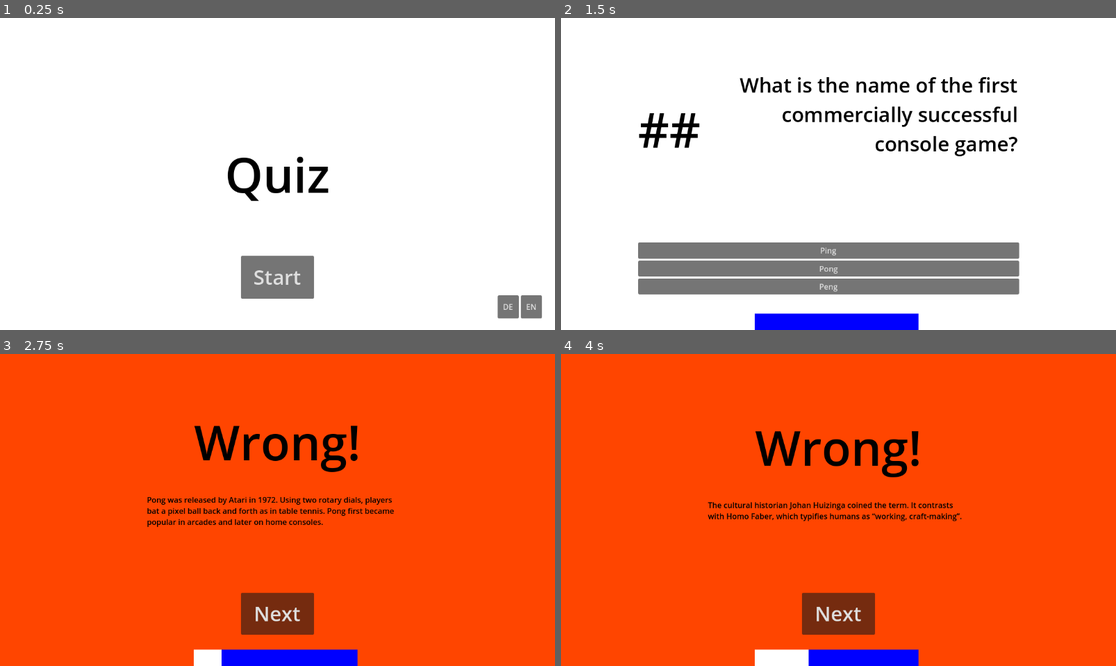
Above: before the commit, frames 1-4 (two rows, left to right).
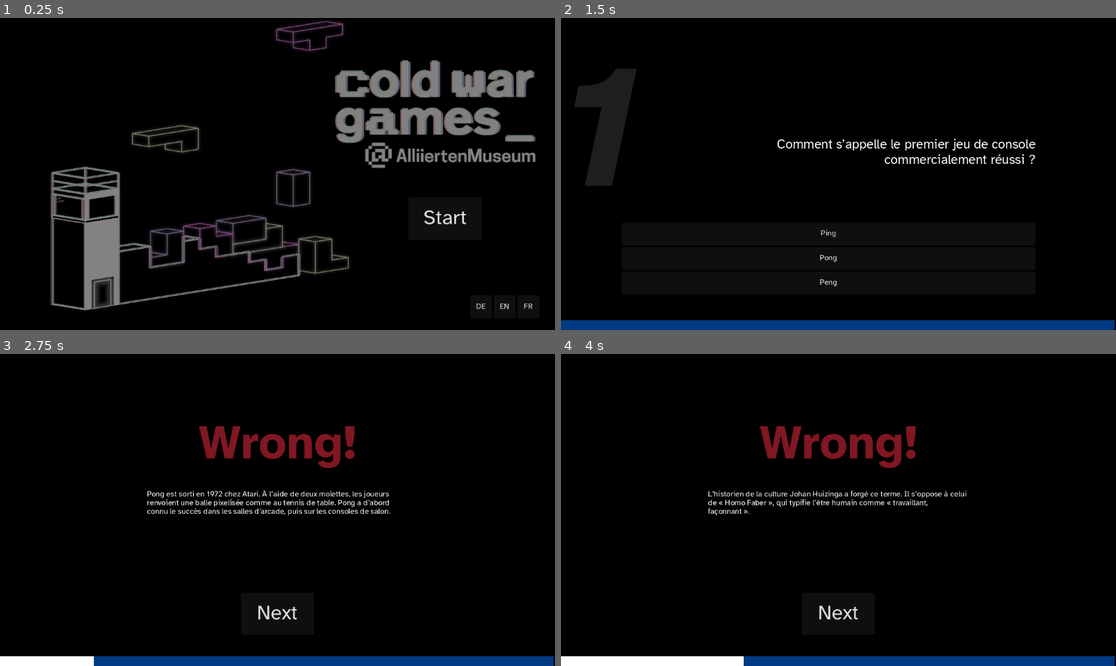
Above: after the commit, the same moments.

Repository: KonigJakob/CSM_Quiz
Game: Godot game, scene res://scenes/main.tscn
Two runs of this game, one before a commit and one after it. Both use one fixed random seed, a clock stepped at 60 frames per second and the inputs below.
Inputs (mouse positions are in pixels of both pictures, inside the frame that each line leads up to):
- Up to frame 1 (0.25 s): no input
- Up to frame 2 (1.5 s): click (1088, 308) at 0.5 s, where only the run after the commit has a clickable "FR"; click "Start" at 1.25 s
- Up to frame 3 (2.75 s): click "Ping" at 2 s
- Up to frame 4 (4 s): click "Pong" at 2.75 s; click "Evenly degenerating. Morals a…" (after the commit: "Se dégrader uniformément. Les…") at 3.5 s

The runs differ from the first frame. In frame 1, 99% of the frame differs, in the area x 0-100%, y 0-100%; in frame 2, 98%; in frame 3, 99%; in frame 4, 99%.

Commit message:
make prettier

Diff:
--- /dev/null
+++ b/csm_quiz/assets/chromatic_shader.gdshader
@@ -0,0 +1,19 @@
+// chromatic aberration
+//---------------------------------
+
+shader_type canvas_item;
+
+uniform sampler2D SCREEN_TEXTURE : hint_screen_texture, filter_linear_mipmap;
+uniform vec2 r_displacement = vec2(3.0, 0.0);
+uniform vec2 g_displacement = vec2(0.0, 0.0);
+uniform vec2 b_displacement = vec2(-3.0, 0.0);
+
+
+void fragment()
+{
+	float r = texture(SCREEN_TEXTURE, SCREEN_UV + vec2(SCREEN_PIXEL_SIZE*r_displacement), 0.0).r;
+	float g = texture(SCREEN_TEXTURE, SCREEN_UV + vec2(SCREEN_PIXEL_SIZE*g_displacement), 0.0).g;
+	float b = texture(SCREEN_TEXTURE, SCREEN_UV + vec2(SCREEN_PIXEL_SIZE*b_displacement), 0.0).b;
+
+	COLOR = vec4(r, g, b, 1.0);
+}
--- /dev/null
+++ b/csm_quiz/assets/chromatic_shader.tres
@@ -0,0 +1,9 @@
+[gd_resource type="ShaderMaterial" load_steps=2 format=3 uid="uid://bvw5dgd1ak8yh"]
+
+[ext_resource type="Shader" uid="uid://by738vq2pqu2c" path="res://assets/chromatic_shader.gdshader" id="1_28ew1"]
+
+[resource]
+shader = ExtResource("1_28ew1")
+shader_parameter/r_displacement = Vector2(3, 0)
+shader_parameter/g_displacement = Vector2(0, 0)
+shader_parameter/b_displacement = Vector2(-3, 0)
--- a/csm_quiz/project.godot
+++ b/csm_quiz/project.godot
@@ -20,9 +20,13 @@
 QuestionsLoader="*res://scripts/questions_loader.gd"
 EventManager="*res://scripts/event_manager.gd"
 
+[gui]
+
+theme/custom_font="uid://dynjhll66nqo4"
+
 [internationalization]
 
-locale/translations=PackedStringArray("res://assets/translations.de.translation", "res://assets/translations.en.translation")
+locale/translations=PackedStringArray("res://assets/translations.de.translation", "res://assets/translations.en.translation", "res://assets/translations.fr.translation")
 
 [rendering]
 
--- a/csm_quiz/scenes/progress_bar.tscn
+++ b/csm_quiz/scenes/progress_bar.tscn
@@ -3,21 +3,21 @@
 [ext_resource type="Script" uid="uid://cpsshyddb3utk" path="res://scenes/progress_bar.gd" id="1_vt3ux"]
 
 [sub_resource type="Gradient" id="Gradient_8un81"]
-offsets = PackedFloat32Array(0, 0.595588, 1)
-colors = PackedColorArray(0, 0, 1, 1, 0, 0, 1, 1, 0, 0, 1, 1)
+offsets = PackedFloat32Array(1)
+colors = PackedColorArray(0, 0.227194, 0.517909, 1)
 
 [sub_resource type="GradientTexture2D" id="GradientTexture2D_1iuoo"]
 gradient = SubResource("Gradient_8un81")
-width = 340
-height = 34
+width = 1149
+height = 20
 
 [sub_resource type="Gradient" id="Gradient_vt3ux"]
 colors = PackedColorArray(1, 1, 1, 1, 1, 1, 1, 1)
 
 [sub_resource type="GradientTexture2D" id="GradientTexture2D_8un81"]
 gradient = SubResource("Gradient_vt3ux")
-width = 340
-height = 34
+width = 1149
+height = 20
 
 [node name="Control" type="Control"]
 layout_mode = 3
@@ -31,14 +31,11 @@
 
 [node name="TextureProgressBar" type="TextureProgressBar" parent="."]
 layout_mode = 1
-anchors_preset = 7
-anchor_left = 0.5
+anchors_preset = 12
 anchor_top = 1.0
-anchor_right = 0.5
+anchor_right = 1.0
 anchor_bottom = 1.0
-offset_left = -174.0
-offset_top = -34.0
-offset_right = 166.0
+offset_top = -20.0
 grow_horizontal = 2
 grow_vertical = 0
 rounded = true
--- a/csm_quiz/scenes/question_screen.tscn
+++ b/csm_quiz/scenes/question_screen.tscn
@@ -1,6 +1,14 @@
-[gd_scene load_steps=2 format=3 uid="uid://deyrore4ufuqk"]
+[gd_scene load_steps=7 format=3 uid="uid://deyrore4ufuqk"]
 
 [ext_resource type="Script" uid="uid://b3ub06ad1nbws" path="res://scripts/question_screen.gd" id="1_tgqhu"]
+[ext_resource type="FontFile" uid="uid://dynjhll66nqo4" path="res://assets/Fonts/Atkinson-Hyperlegible-Regular-102.ttf" id="2_d5co2"]
+[ext_resource type="FontFile" uid="uid://cemsgy0nytphh" path="res://assets/Fonts/Atkinson-Hyperlegible-BoldItalic-102.ttf" id="3_ufqmp"]
+[ext_resource type="FontFile" uid="uid://c1egqkp8ldbgq" path="res://assets/Fonts/Atkinson-Hyperlegible-Bold-102.ttf" id="4_yl5c8"]
+
+[sub_resource type="Theme" id="Theme_ynd44"]
+Button/fonts/font = ExtResource("2_d5co2")
+
+[sub_resource type="Theme" id="Theme_tgqhu"]
 
 [node name="QuestionScreen" type="Control"]
 layout_mode = 3
@@ -18,6 +26,8 @@
 anchor_bottom = 1.0
 grow_horizontal = 2
 grow_vertical = 2
+theme = SubResource("Theme_ynd44")
+color = Color(0, 0, 0, 1)
 
 [node name="VBoxContainer" type="VBoxContainer" parent="ColorRect"]
 layout_mode = 1
@@ -35,19 +45,34 @@
 [node name="HBoxContainer2" type="HBoxContainer" parent="ColorRect/VBoxContainer"]
 layout_mode = 2
 
-[node name="Number" type="Label" parent="ColorRect/VBoxContainer/HBoxContainer2"]
-modulate = Color(0, 0, 0, 1)
+[node name="Control" type="Control" parent="ColorRect/VBoxContainer/HBoxContainer2"]
+custom_minimum_size = Vector2(200, 0)
 layout_mode = 2
-theme_override_font_sizes/font_size = 100
+size_flags_horizontal = 3
+
+[node name="Number" type="Label" parent="ColorRect/VBoxContainer/HBoxContainer2/Control"]
+modulate = Color(1, 1, 1, 0.117647)
+layout_mode = 1
+anchors_preset = -1
+anchor_left = -0.581
+anchor_top = -0.53
+anchor_bottom = 2.64
+offset_left = -8.8
+offset_top = -2.99999
+offset_right = 424.0
+offset_bottom = -139.0
+grow_vertical = 2
+theme_override_fonts/font = ExtResource("3_ufqmp")
+theme_override_font_sizes/font_size = 365
 text = "##"
 vertical_alignment = 1
 
 [node name="Question" type="Label" parent="ColorRect/VBoxContainer/HBoxContainer2"]
-modulate = Color(0, 0, 0, 1)
 custom_minimum_size = Vector2(655, 200)
 layout_mode = 2
 size_flags_horizontal = 0
-theme_override_font_sizes/font_size = 42
+theme = SubResource("Theme_tgqhu")
+theme_override_font_sizes/font_size = 27
 text = "This is a question?"
 horizontal_alignment = 2
 vertical_alignment = 2
@@ -104,7 +129,7 @@
 offset_right = 1152.0
 grow_horizontal = 2
 grow_vertical = 2
-color = Color(9.91493e-06, 0.773823, 1.54018e-06, 1)
+color = Color(0, 0, 0, 1)
 
 [node name="VBoxContainer" type="VBoxContainer" parent="ColorRect2"]
 layout_mode = 1
@@ -121,8 +146,8 @@
 grow_vertical = 2
 
 [node name="Answer" type="Label" parent="ColorRect2/VBoxContainer"]
-modulate = Color(0, 0, 0, 1)
 layout_mode = 2
+theme_override_fonts/font = ExtResource("4_yl5c8")
 theme_override_font_sizes/font_size = 100
 text = "(In)Correct!"
 horizontal_alignment = 1
@@ -134,7 +159,6 @@
 layout_mode = 2
 
 [node name="RichTextLabel" type="RichTextLabel" parent="ColorRect2/VBoxContainer"]
-modulate = Color(0, 0, 0, 1)
 layout_mode = 2
 size_flags_vertical = 3
 theme_override_font_sizes/bold_italics_font_size = 0
--- a/csm_quiz/scenes/results_screen.tscn
+++ b/csm_quiz/scenes/results_screen.tscn
@@ -1,6 +1,7 @@
-[gd_scene load_steps=2 format=3 uid="uid://c52fdsmd7dpwa"]
+[gd_scene load_steps=3 format=3 uid="uid://c52fdsmd7dpwa"]
 
 [ext_resource type="Script" uid="uid://dtost3cc1p538" path="res://scripts/results_screen.gd" id="1_fqf1x"]
+[ext_resource type="FontFile" uid="uid://c1egqkp8ldbgq" path="res://assets/Fonts/Atkinson-Hyperlegible-Bold-102.ttf" id="2_j5vbe"]
 
 [node name="ResultsScreen" type="Control"]
 layout_mode = 3
@@ -18,10 +19,9 @@
 anchor_bottom = 1.0
 grow_horizontal = 2
 grow_vertical = 2
-color = Color(0, 0, 1, 1)
+color = Color(0, 0, 0, 1)
 
 [node name="Label" type="Label" parent="ColorRect"]
-modulate = Color(0, 0, 0, 1)
 layout_mode = 1
 anchors_preset = 8
 anchor_left = 0.5
@@ -34,13 +34,13 @@
 offset_bottom = -94.0
 grow_horizontal = 2
 grow_vertical = 2
+theme_override_fonts/font = ExtResource("2_j5vbe")
 theme_override_font_sizes/font_size = 100
-text = "Results"
+text = "RESULTS"
 horizontal_alignment = 1
 vertical_alignment = 1
 
 [node name="Label" type="Label" parent="ColorRect/Label"]
-modulate = Color(0, 0, 0, 1)
 layout_mode = 1
 anchors_preset = 8
 anchor_left = 0.5
@@ -72,6 +72,6 @@
 grow_horizontal = 2
 grow_vertical = 0
 theme_override_font_sizes/font_size = 42
-text = "Home"
+text = "HOME"
 
 [connection signal="button_up" from="ColorRect/Button" to="." method="_on_button_button_up"]
--- a/csm_quiz/scenes/start_screen.tscn
+++ b/csm_quiz/scenes/start_screen.tscn
@@ -1,6 +1,8 @@
-[gd_scene load_steps=2 format=3 uid="uid://c1bhi5m51nhgu"]
+[gd_scene load_steps=4 format=3 uid="uid://c1bhi5m51nhgu"]
 
 [ext_resource type="Script" uid="uid://bb5jm2a8wlx2l" path="res://scripts/start_screen.gd" id="1_tx5wa"]
+[ext_resource type="Texture2D" uid="uid://dj0ioehiaq7vc" path="res://assets/Textures/Titel_Texture.png" id="2_he1sj"]
+[ext_resource type="Texture2D" uid="uid://dovpvjjl27aer" path="res://assets/Textures/Graphic_Texture.png" id="3_r2jwc"]
 
 [node name="StartScreen" type="Control"]
 layout_mode = 3
@@ -18,8 +20,36 @@
 anchor_bottom = 1.0
 grow_horizontal = 2
 grow_vertical = 2
+color = Color(0, 0, 0, 1)
+
+[node name="TextureRect" type="TextureRect" parent="ColorRect"]
+layout_mode = 1
+anchors_preset = 1
+anchor_left = 1.0
+anchor_right = 1.0
+offset_left = -458.0
+offset_top = 86.0
+offset_right = -36.0
+offset_bottom = 316.0
+grow_horizontal = 0
+texture = ExtResource("2_he1sj")
+expand_mode = 1
+
+[node name="TextureRect2" type="TextureRect" parent="ColorRect"]
+layout_mode = 1
+anchors_preset = 2
+anchor_top = 1.0
+anchor_bottom = 1.0
+offset_left = 85.0
+offset_top = -650.0
+offset_right = 733.0
+offset_bottom = -2.0
+grow_vertical = 0
+texture = ExtResource("3_r2jwc")
+expand_mode = 4
 
 [node name="Label" type="Label" parent="ColorRect"]
+visible = false
 modulate = Color(0, 0, 0, 1)
 layout_mode = 1
 anchors_preset = 8
@@ -27,10 +57,10 @@
 anchor_top = 0.5
 anchor_right = 0.5
 anchor_bottom = 0.5
-offset_left = -109.0
-offset_top = -68.5
-offset_right = 109.0
-offset_bottom = 68.5
+offset_left = -144.0
+offset_top = -63.0
+offset_right = 120.0
+offset_bottom = 74.0
 grow_horizontal = 2
 grow_vertical = 2
 theme_override_font_sizes/font_size = 100
@@ -45,10 +75,10 @@
 anchor_top = 1.0
 anchor_right = 0.5
 anchor_bottom = 1.0
-offset_left = -76.0
-offset_top = -154.0
-offset_right = 76.0
-offset_bottom = -65.0
+offset_left = 272.0
+offset_top = -276.0
+offset_right = 424.0
+offset_bottom = -187.0
 grow_horizontal = 2
 grow_vertical = 0
 theme_override_font_sizes/font_size = 42
@@ -61,9 +91,9 @@
 anchor_top = 1.0
 anchor_right = 1.0
 anchor_bottom = 1.0
-offset_left = -119.0
+offset_left = -176.5
 offset_top = -72.0
-offset_right = -27.0
+offset_right = -32.5
 offset_bottom = -24.0
 grow_horizontal = 0
 grow_vertical = 0
@@ -79,6 +109,12 @@
 size_flags_horizontal = 3
 text = "EN"
 
+[node name="FR_Button" type="Button" parent="ColorRect/HBoxContainer"]
+layout_mode = 2
+size_flags_horizontal = 3
+text = "FR"
+
 [connection signal="button_up" from="ColorRect/Button" to="." method="_on_button_button_up"]
 [connection signal="button_up" from="ColorRect/HBoxContainer/DE_Button" to="." method="_on_de_button_button_up"]
 [connection signal="button_up" from="ColorRect/HBoxContainer/EN_Button" to="." method="_on_en_button_button_up"]
+[connection signal="button_up" from="ColorRect/HBoxContainer/FR_Button" to="." method="_on_fr_button_button_up"]
--- a/csm_quiz/scripts/question_screen.gd
+++ b/csm_quiz/scripts/question_screen.gd
@@ -9,6 +9,7 @@
 var answer_d : String
 var correct_answer : int
 var expanded_answer : String
+var question_number : int
 
 func _ready() -> void:
 	answer_buttons.append($ColorRect/VBoxContainer/HBoxContainer/Answers_GridContainer/ButtonA)
@@ -18,6 +19,7 @@
 
 func write_question_and_answers() -> void:
 	$ColorRect/VBoxContainer/HBoxContainer2/Question.text = question
+	$ColorRect/VBoxContainer/HBoxContainer2/Control/Number.text = str(question_number)
 
 	$ColorRect/VBoxContainer/HBoxContainer/Answers_GridContainer/ButtonA.text = answer_a
 	$ColorRect/VBoxContainer/HBoxContainer/Answers_GridContainer/ButtonB.text = answer_b
@@ -48,12 +50,12 @@
 func check_for_answer(answer : int) -> void:
 	if answer == correct_answer:
 		$ColorRect2/VBoxContainer/Answer.text = "CORRECT"
-		$ColorRect2.color = Color.GREEN
+		$ColorRect2/VBoxContainer/Answer.add_theme_color_override("font_color", Color(0.224, 0.403, 0.195))
 		QuestionsLoader.correct_answers += 1
 		EventManager.question_answered.emit(true)
 	else:
 		$ColorRect2/VBoxContainer/Answer.text = "INCORRECT"
-		$ColorRect2.color = Color.ORANGE_RED
+		$ColorRect2/VBoxContainer/Answer.add_theme_color_override("font_color", Color(0.502, 0.092, 0.135))
 		EventManager.question_answered.emit(false)
 
 func _on_next_button_button_up() -> void:
--- a/csm_quiz/scripts/questions_loader.gd
+++ b/csm_quiz/scripts/questions_loader.gd
@@ -18,6 +18,7 @@
 func load_questions() -> Array:
 	var questions
 	var loaded_questions = []
+	var q_int : int = 1
 	if QuestionsLoader.load_question():
 		questions = QuestionsLoader.load_question()
 		for q in questions:
@@ -29,12 +30,12 @@
 			_question_screen.answer_d = questions[q]["answer d"]
 			_question_screen.correct_answer = questions[q]["correct answer"]
 			_question_screen.expanded_answer = questions[q]["expanded answer"]
+			_question_screen.question_number = q_int
+			q_int += 1
 			_question_screen.write_question_and_answers()
 			loaded_questions.append(_question_screen)
-			##QuestionsLoader.number_of_questions += 1
 	else:
 		print("Couldn't load questions.")
-	print(number_of_questions)
 	return loaded_questions
 
 func load_question():
--- a/csm_quiz/scripts/start_screen.gd
+++ b/csm_quiz/scripts/start_screen.gd
@@ -10,3 +10,6 @@
 
 func _on_en_button_button_up() -> void:
 	TranslationServer.set_locale("en")
+
+func _on_fr_button_button_up() -> void:
+	TranslationServer.set_locale("fr")
Binary file added: csm_quiz/assets/Fonts/Atkinson-Hyperlegible-Bold-102.ttf
Not shown, added: csm_quiz/assets/Fonts/Atkinson-Hyperlegible-Bold-102.ttf.import
Binary file added: csm_quiz/assets/Fonts/Atkinson-Hyperlegible-BoldItalic-102.ttf
Not shown, added: csm_quiz/assets/Fonts/Atkinson-Hyperlegible-BoldItalic-102.ttf.import
Binary file added: csm_quiz/assets/Fonts/Atkinson-Hyperlegible-Italic-102.ttf
Not shown, added: csm_quiz/assets/Fonts/Atkinson-Hyperlegible-Italic-102.ttf.import
Binary file added: csm_quiz/assets/Fonts/Atkinson-Hyperlegible-Regular-102.ttf
Not shown, added: csm_quiz/assets/Fonts/Atkinson-Hyperlegible-Regular-102.ttf.import
Binary file added: csm_quiz/assets/Textures/Graphic_Texture.png
Not shown, added: csm_quiz/assets/Textures/Graphic_Texture.png.import
Binary file added: csm_quiz/assets/Textures/Titel_Texture.png
Not shown, added: csm_quiz/assets/Textures/Titel_Texture.png.import
(and 2 more such lines)
